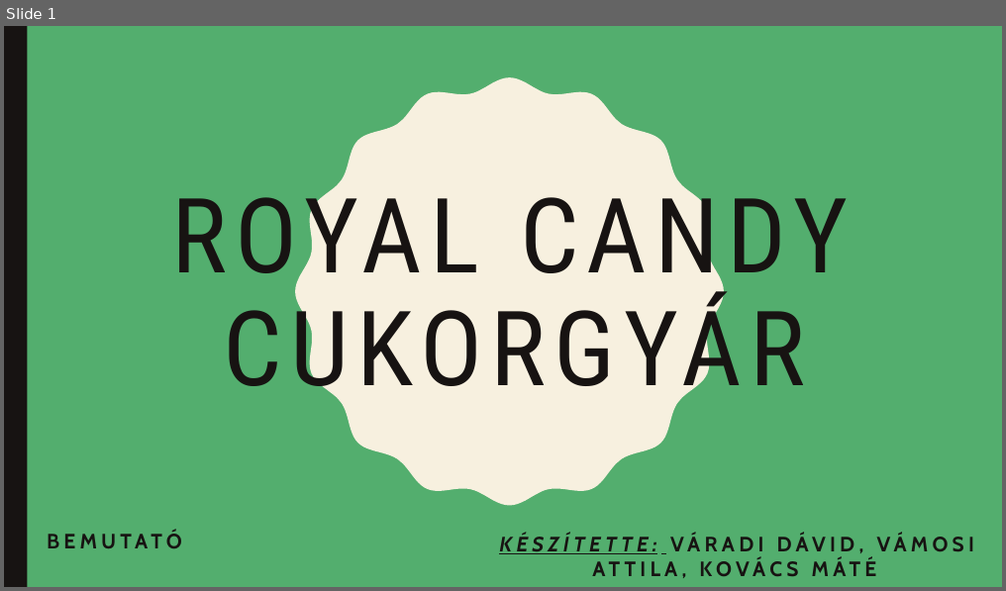
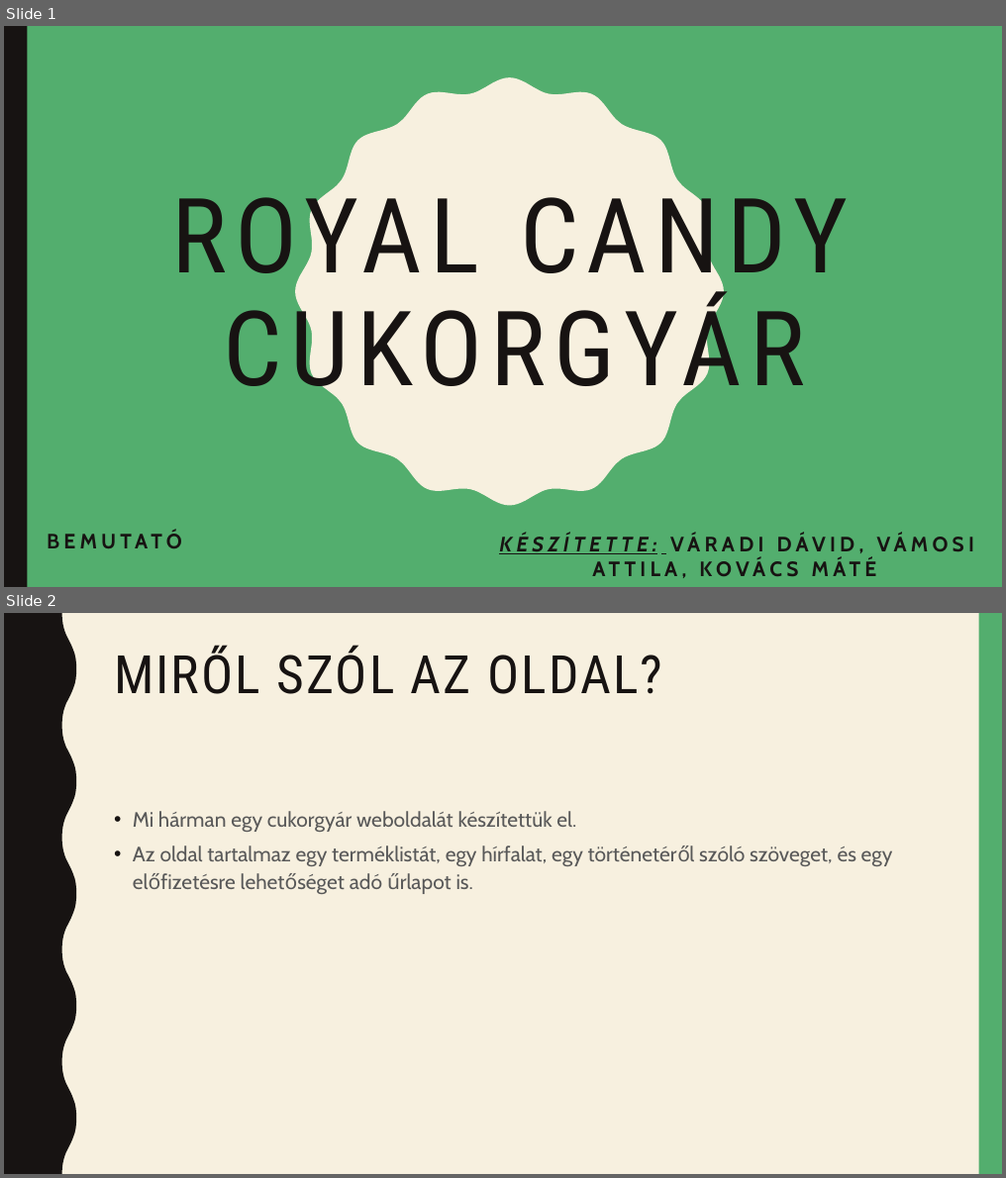
Before and after one commit to David05xd/cukorgyar, a slide deck: Royal candy cukorgyár.pptx. Shown one above the other, each under a label of ours: slide 1 before the commit, slides 1 and 2 after it. The pictures are 1006x591 and 1006x1178 pixels, drawn with LibreOffice and Linux fonts; fonts in the diff are those of the drawing. Boxes give left, top, right and bottom in pixels: in the first picture for what was removed or moved away, otherwise in the second. Text is boxed around its words. In the diff, an @@ line names an element or a change of style, - is before the commit and + after.

```diff
--- a/Royal candy cukorgyár.pptx
+++ b/Royal candy cukorgyár.pptx
@@ slide 2 added at [4, 613, 1002, 1174], background #F7F0DF @@
@@ freeform shape added at [4, 613, 76, 1174], fill #171312 @@
@@ rectangle added at [979, 613, 1002, 1174], fill #53AE6E @@
@@ title added at [114, 646, 662, 694], 51 pt, text #171312 @@
+MIRŐL SZÓL AZ OLDAL?
@@ text added at [133, 811, 893, 889], 20 pt, text #595959 @@
+• Mi hárman egy cukorgyár weboldalát készítettük el.
+• Az oldal tartalmaz egy terméklistát, egy hírfalat, egy történetéről szóló szöveget, és egy előfizetésre lehetőséget adó űrlapot is.
```
Also in this commit, not shown: 2 other slides added, 3 slides removed.
